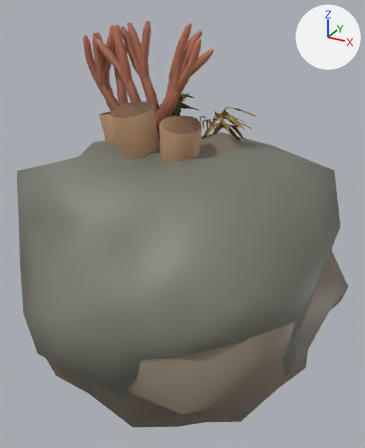
Two versions of the glTF model public/assets/ocean/reef-forms.glb, one commit apart.
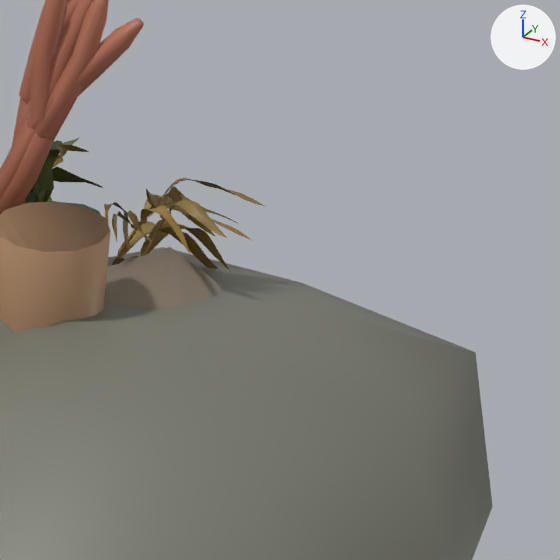
There are two pictures of each version: one whole from a 50 mm lens placed at (1.47, -2.54, 1.59), pointed at (0.06, 0.02, 0.31), one close up on the part from 44% to 100% of the width and 9% to 55% of the height. The lights are fixed; the arrows at upper right show +X, +Y and +Z. The last two pictures show the newer version.

The older version as bpy lines, for what is in view:
```python
me_branching_colony = bpy.data.meshes.new('branching-colony')
me_branching_colony.from_pydata(...)  # 746 vertices, 1275 faces; spans x -0.53..0.3, y -0.12..0.05, z -0.01..1.5
me_branching_colony.materials.append(mat_defaultmaterial_004)
me_kelp_column = bpy.data.meshes.new('kelp-column')
me_kelp_column.from_pydata(...)  # 1199 vertices, 1382 faces; spans x -0.247..0.267, y -0.302..0.327, z 0.0..1.109
me_kelp_column.materials.append(mat_defaultmaterial_005)
me_reef_outcrop = bpy.data.meshes.new('reef-outcrop')
me_reef_outcrop.from_pydata(...)  # 162 vertices, 320 faces; spans x -1.09..1.06, y -1.11..0.97, z -0.76..0.93
me_reef_outcrop.materials.append(mat_defaultmaterial_001)
ob_branching_colony = bpy.data.objects.new('branching-colony', me_branching_colony)
ob_branching_colony.location = (0.0, 0.0, 0.0)
ob_kelp_column = bpy.data.objects.new('kelp-column', me_kelp_column)
ob_kelp_column.location = (0.0, 0.0, 0.0)
ob_reef_outcrop = bpy.data.objects.new('reef-outcrop', me_reef_outcrop)
ob_reef_outcrop.location = (0.0, 0.0, 0.0)
# also in view: 'reef-block' at (-0.01, -0.03, -0.03); 'tube-sponge' at (-0.1, 0.04, 0.53); 'coastal-kelp' at (0.17, 0.03, 0.5)
```
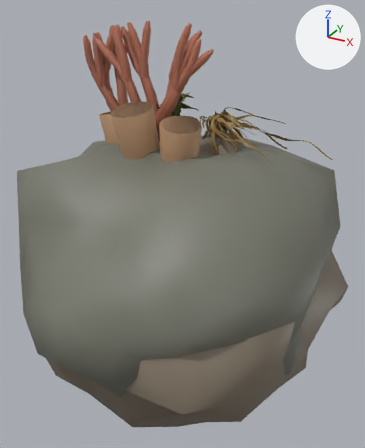
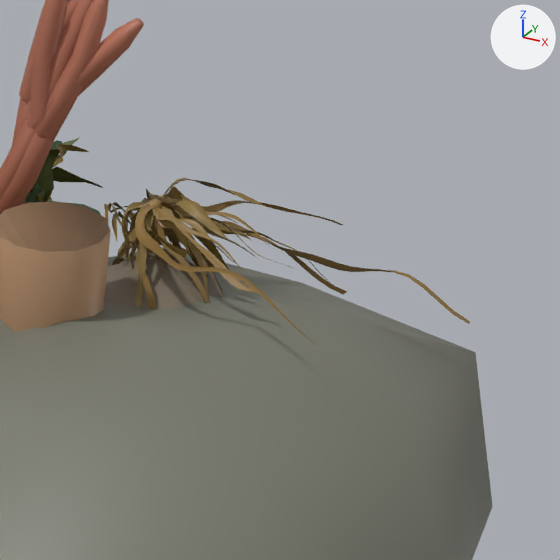
What differs and where, as boxes [x1, y1, x2, y2] in the close-ups (560 x 560 px):
'bull-kelp-crown', added (brown): after [108, 198, 470, 346]

The change, as a diff of the scene's bpy script:
```diff
--- a/public/assets/ocean/reef-forms.glb.py
+++ b/public/assets/ocean/reef-forms.glb.py
@@ mat_defaultmaterial_008 @@
+mat_defaultmaterial_008 = bpy.data.materials.new('DefaultMaterial.008')
+mat_defaultmaterial_008.use_nodes = True; mat_defaultmaterial_008.node_tree.nodes.clear()
+_N = mat_defaultmaterial_008.node_tree.nodes; _L = mat_defaultmaterial_008.node_tree.links
+n0 = _N.new('ShaderNodeOutputMaterial'); n0.name = 'Material Output'
+n1 = _N.new('ShaderNodeBsdfPrincipled'); n1.name = 'Principled BSDF'
+n2 = _N.new('ShaderNodeVertexColor'); n2.name = 'Color Attribute'
+_L.new(n1.outputs[0], n0.inputs[0])  # 'BSDF' to 'Surface'
+_L.new(n2.outputs[0], n1.inputs[0])  # 'Color' to 'Base Color'
@@ me_bull_kelp_crown @@
+me_bull_kelp_crown.from_pydata(...)  # 7714 vertices, 12152 faces; spans x -0.06..0.923, y -0.277..0.235, z 0.0..1.018
+me_bull_kelp_crown.materials.append(mat_defaultmaterial_008)
@@ ob_bull_kelp_crown @@
+ob_bull_kelp_crown = bpy.data.objects.new('bull-kelp-crown', me_bull_kelp_crown)
+ob_bull_kelp_crown.location = (0.0, 0.0, 0.0)
```
